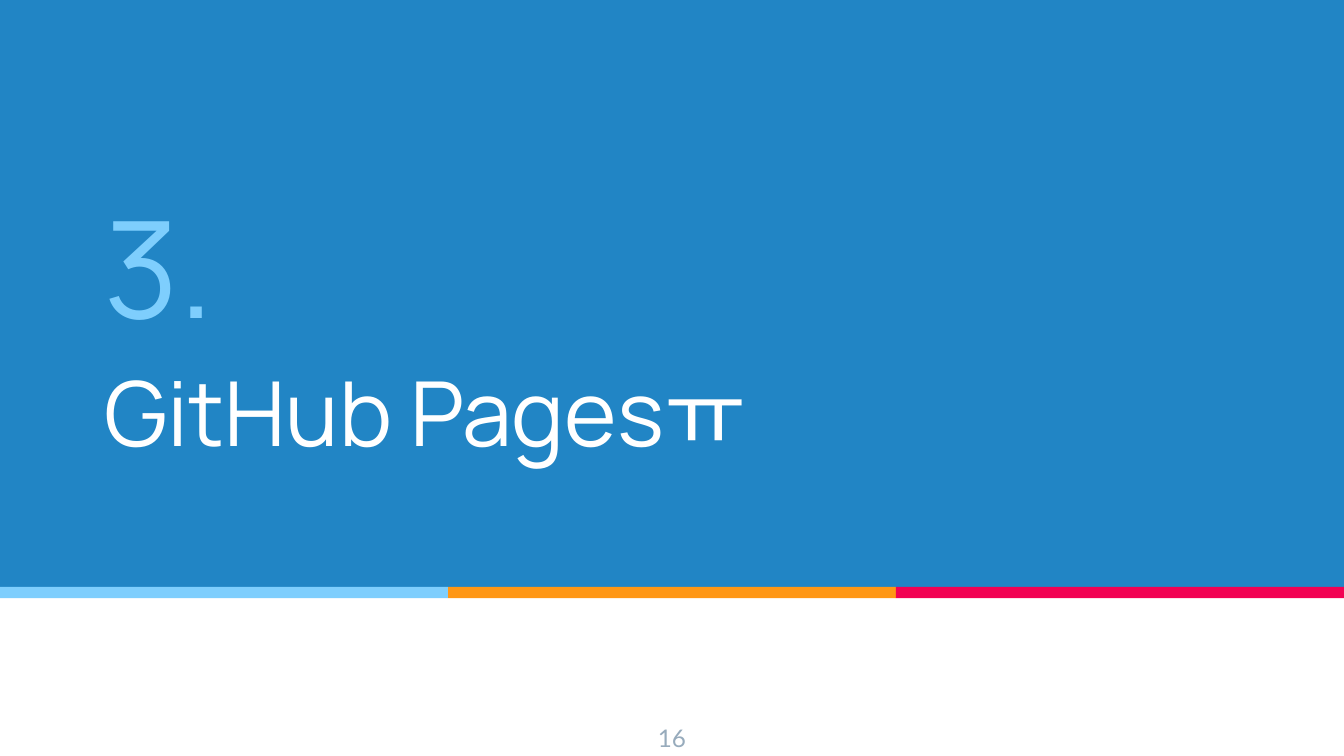
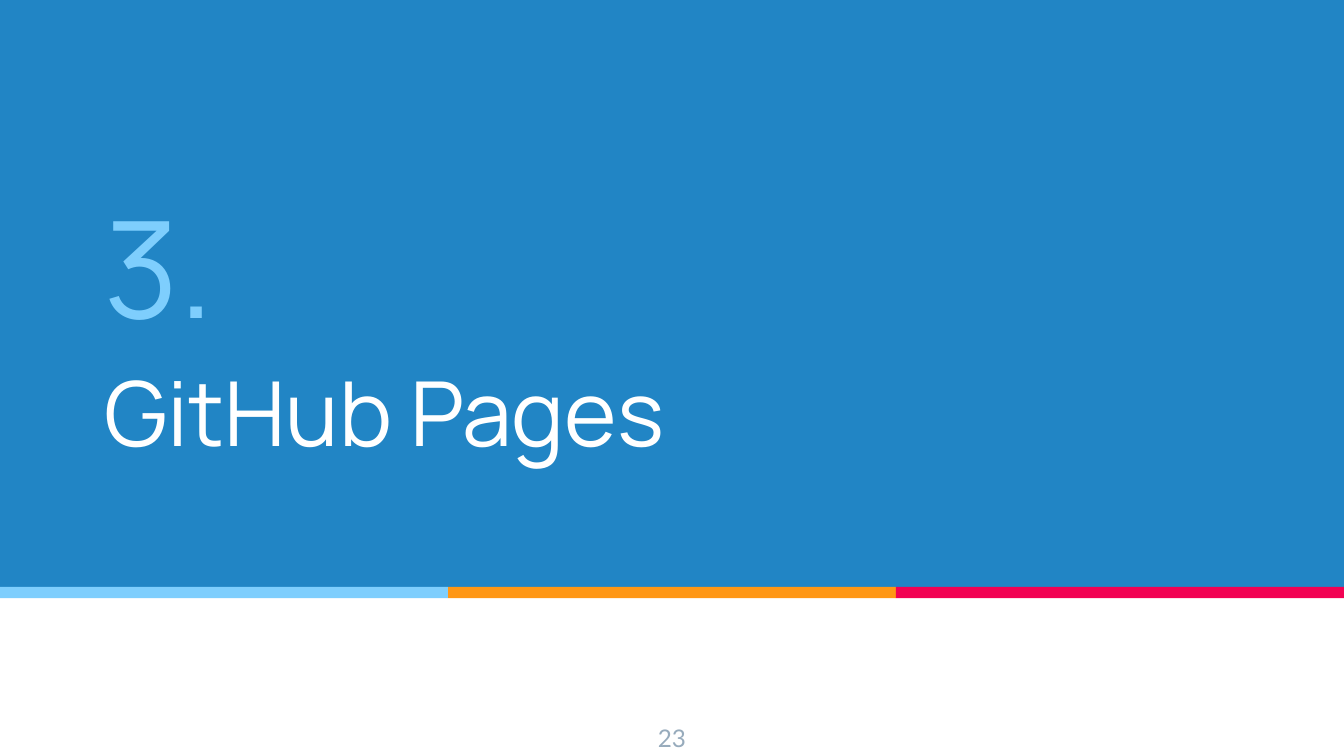
Before and after one commit to sh0204/Study, a slide deck: slide 23 of Git.pptx (slide 16 before the commit). Drawn at 1344x756 pixels with LibreOffice and Linux fonts; fonts in the diff are those of the drawing. Boxes give left, top, right and bottom in pixels: in the first picture for what was removed or moved away, otherwise in the second. Text is boxed around its words. In the diff, an @@ line names an element or a change of style, - is before the commit and + after.

```diff
--- a/Git.pptx
+++ b/Git.pptx
@@ title at (105,380,664,469): text changed @@
-GitHub Pagesㅠ
+GitHub Pages
@@ page number at (658,729,686,747): text changed @@
-16
+23
```
Also in this commit, not shown: 4 other slides changed, 8 slides added, 1 slide removed.
